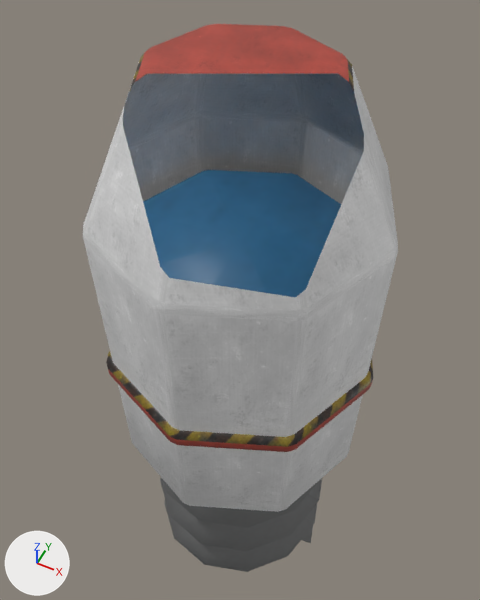
The Blender file Assets/homestead/models/drill.blend as it was, and as the next commit left it.
Before and after are seen from a 50 mm lens placed at (1.71, -3.45, 6.53), pointed at (-0.27, 0.49, 1.59). Lighting does not change. The marker at lower left points along +X, +Y and +Z. Everything nearer to the camera than a plane just in front of the edit is cut away.

Names of what the first picture shows: 'barrel_roundtop', 'screw'.
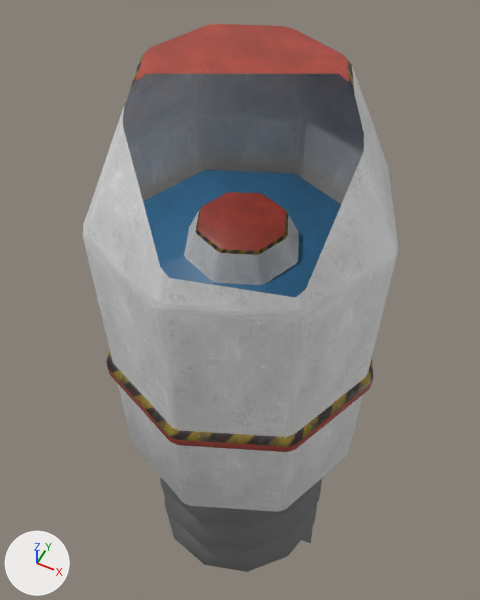
Where the change shows, as pixel boxes (x1, y1, x2, y2) in the pictures (480 x 600 px):
'drill_crafting', added
    after: (184, 192, 299, 285)

The edits, one by one:
Mesh me_barrel_roundtop_001 is new.
It has 496 vertices, 420 faces and spans x -30.0..30.0, y -30.0..30.0, z -99.0..59.0.
It uses material mat_gas_diffuse_jpg (picture img_gas_diffuse_jpg).
Object 'drill_crafting' (ob_drill_crafting) is new; it shows me_barrel_roundtop_001.
Its location is (0.0, 0.0, 1.92).
Its scale is (0.0208, 0.0208, 0.0208).
